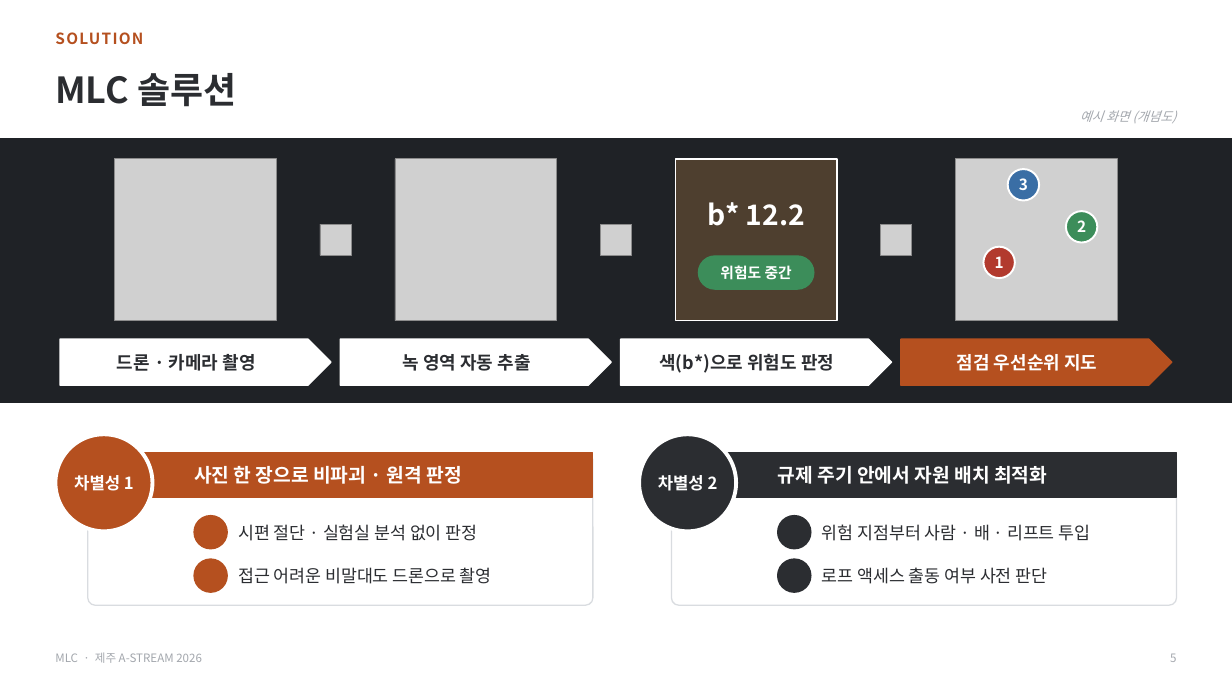
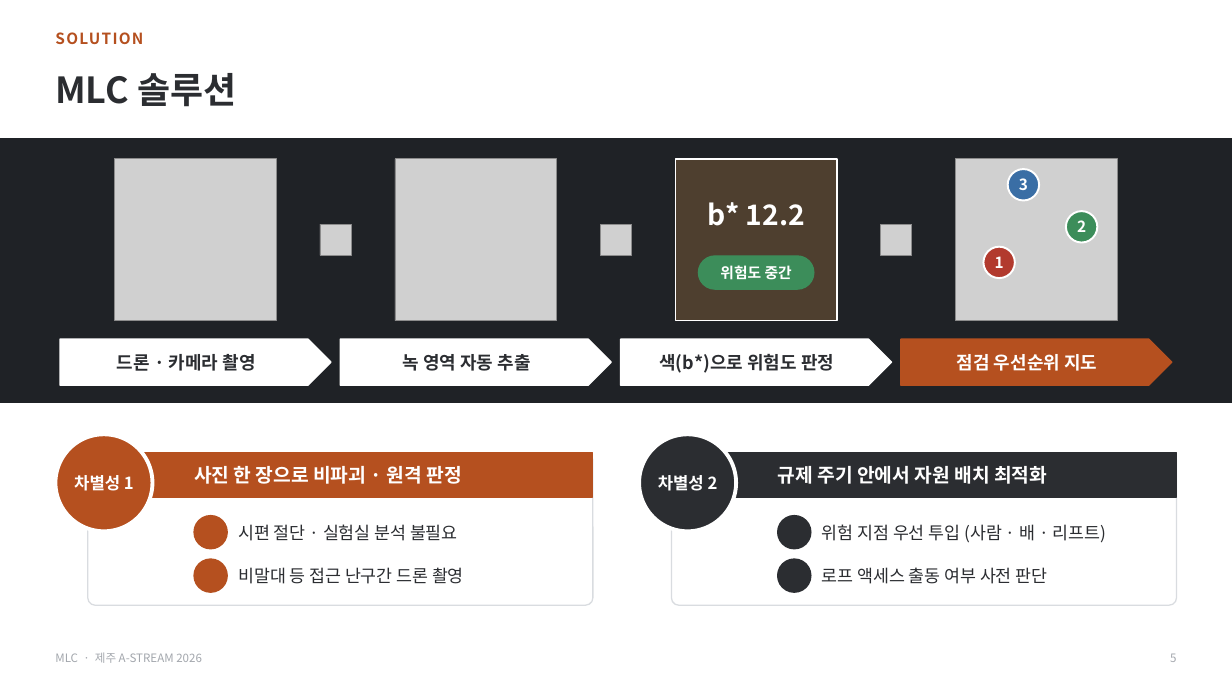
Before and after one commit to zscfvgbb-cmyk/PPT, a slide deck: slide 5 of MLC_IR_A-STREAM2026_v3.pptx. Drawn at 1232x693 pixels with LibreOffice and Linux fonts; fonts in the diff are those of the drawing; grey boxes stand for pictures; background and template pictures are left out. Boxes give left, top, right and bottom in pixels: in the first picture for what was removed or moved away, otherwise in the second. Text is boxed around its words. In the diff, an @@ line names an element or a change of style, - is before the commit and + after.

```diff
--- a/MLC_IR_A-STREAM2026_v3.pptx
+++ b/MLC_IR_A-STREAM2026_v3.pptx
@@ text removed at [1080, 110, 1177, 123] @@
-예시 화면 (개념도)
@@ text at [238, 524, 458, 541]: text changed @@
-시편 절단 · 실험실 분석 없이 판정
+시편 절단 · 실험실 분석 불필요
@@ text at [822, 524, 1106, 543]: text changed @@
-위험 지점부터 사람 · 배 · 리프트 투입
+위험 지점 우선 투입 (사람 · 배 · 리프트)
@@ text at [238, 567, 464, 584]: text changed @@
-접근 어려운 비말대도 드론으로 촬영
+비말대 등 접근 난구간 드론 촬영
```
Also in this commit, not shown: 6 other slides changed, 1 other file.
